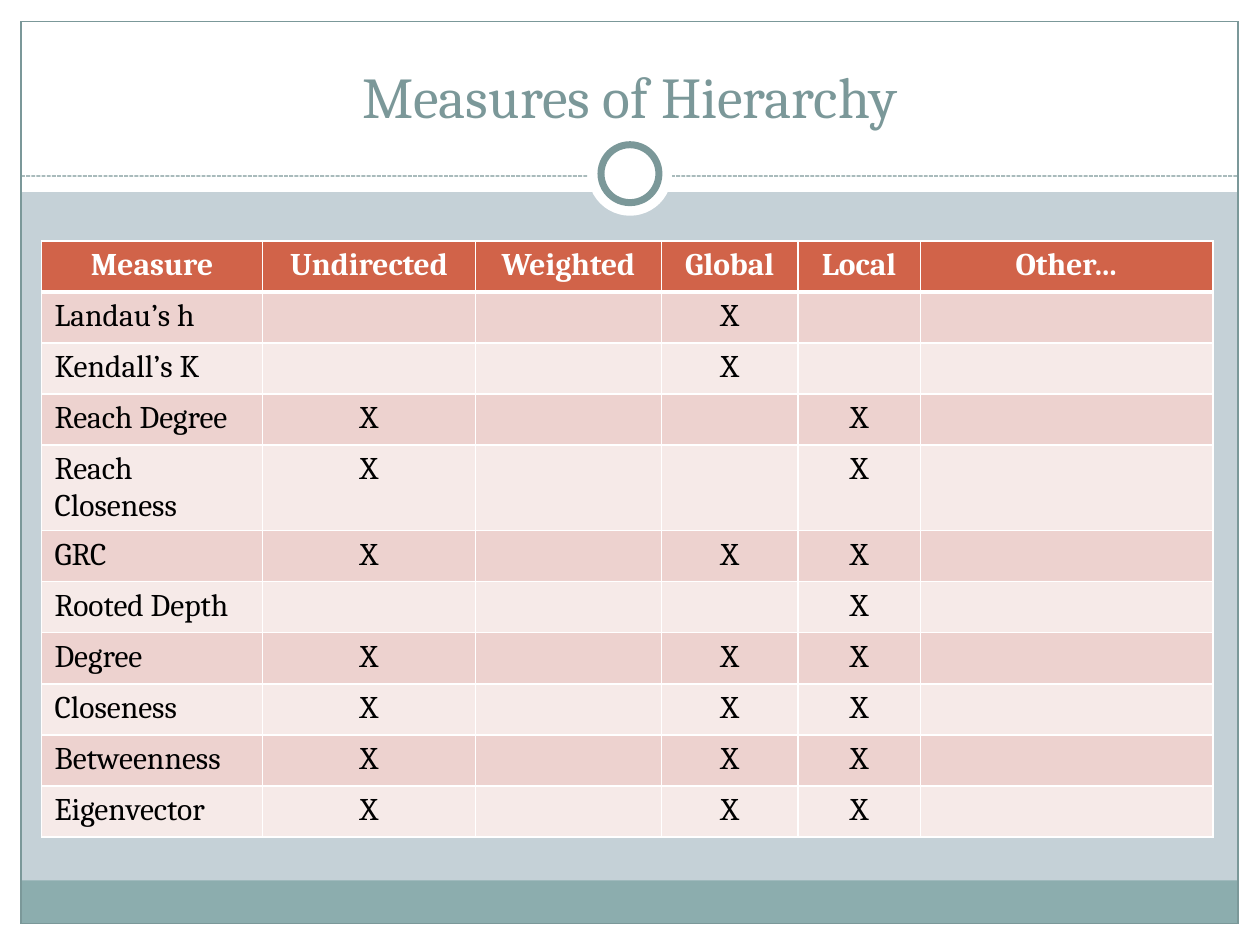
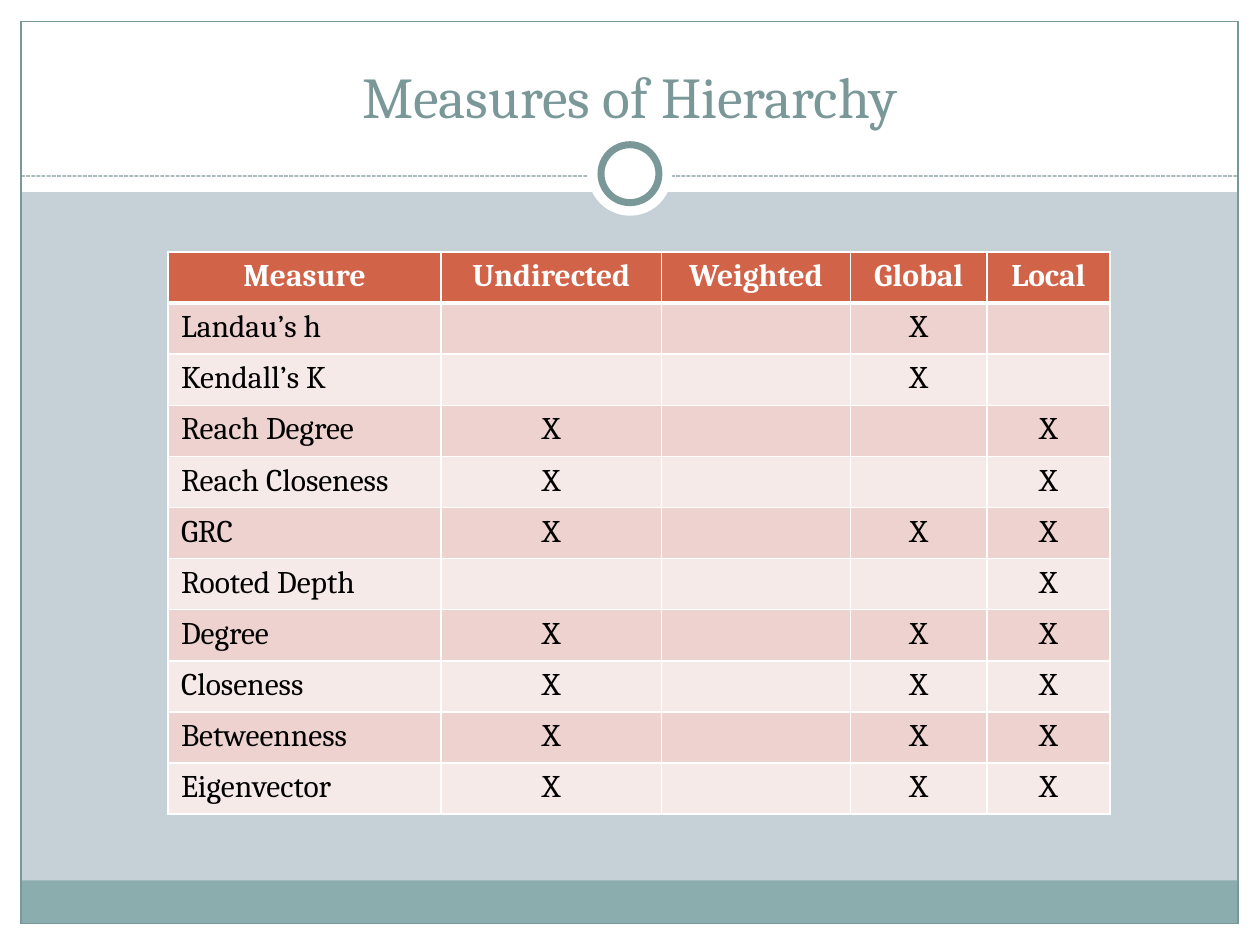
Before and after one commit to matthewjdenny/Hierarchy_In_Networks, a slide deck: slide 3 of Presentation/Oct21/Slides_10.21.pptx. Drawn at 1260x945 pixels with LibreOffice and Linux fonts; fonts in the diff are those of the drawing. Boxes give left, top, right and bottom in pixels: in the first picture for what was removed or moved away, otherwise in the second. Text is boxed around its words. In the diff, an @@ line names an element or a change of style, - is before the commit and + after.

```diff
--- a/Presentation/Oct21/Slides_10.21.pptx
+++ b/Presentation/Oct21/Slides_10.21.pptx
@@ table at box(168, 252, 1110, 814) @@
-column 6: Other… |  |  |  |  |  |  |  |  |  | 
@@ table: place and size @@
-table at box(42, 241, 1213, 840)
+table at box(168, 252, 1110, 814)
```
Also in this commit, not shown: 3 other slides changed, 3 slides added, 1 slide removed.
